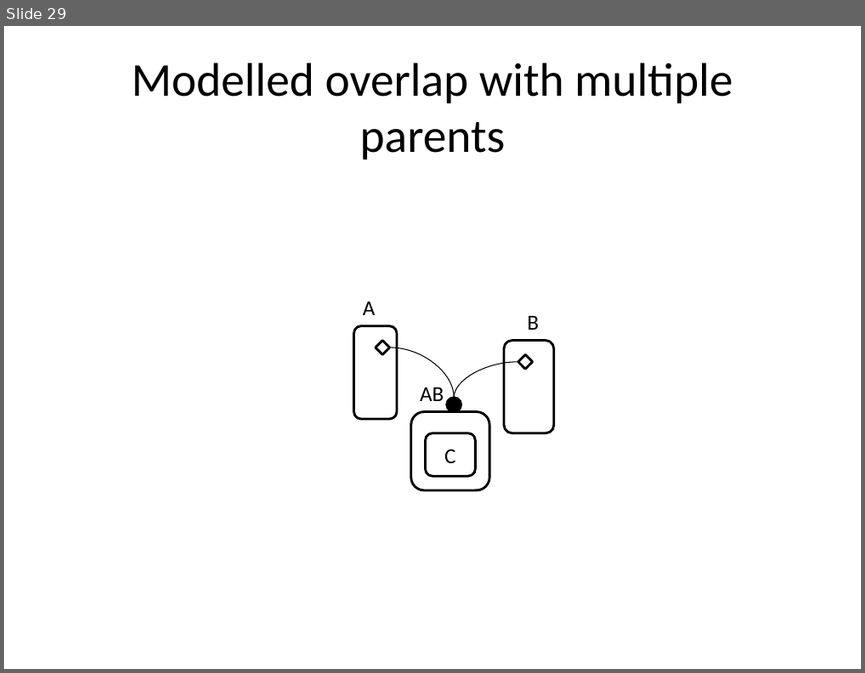
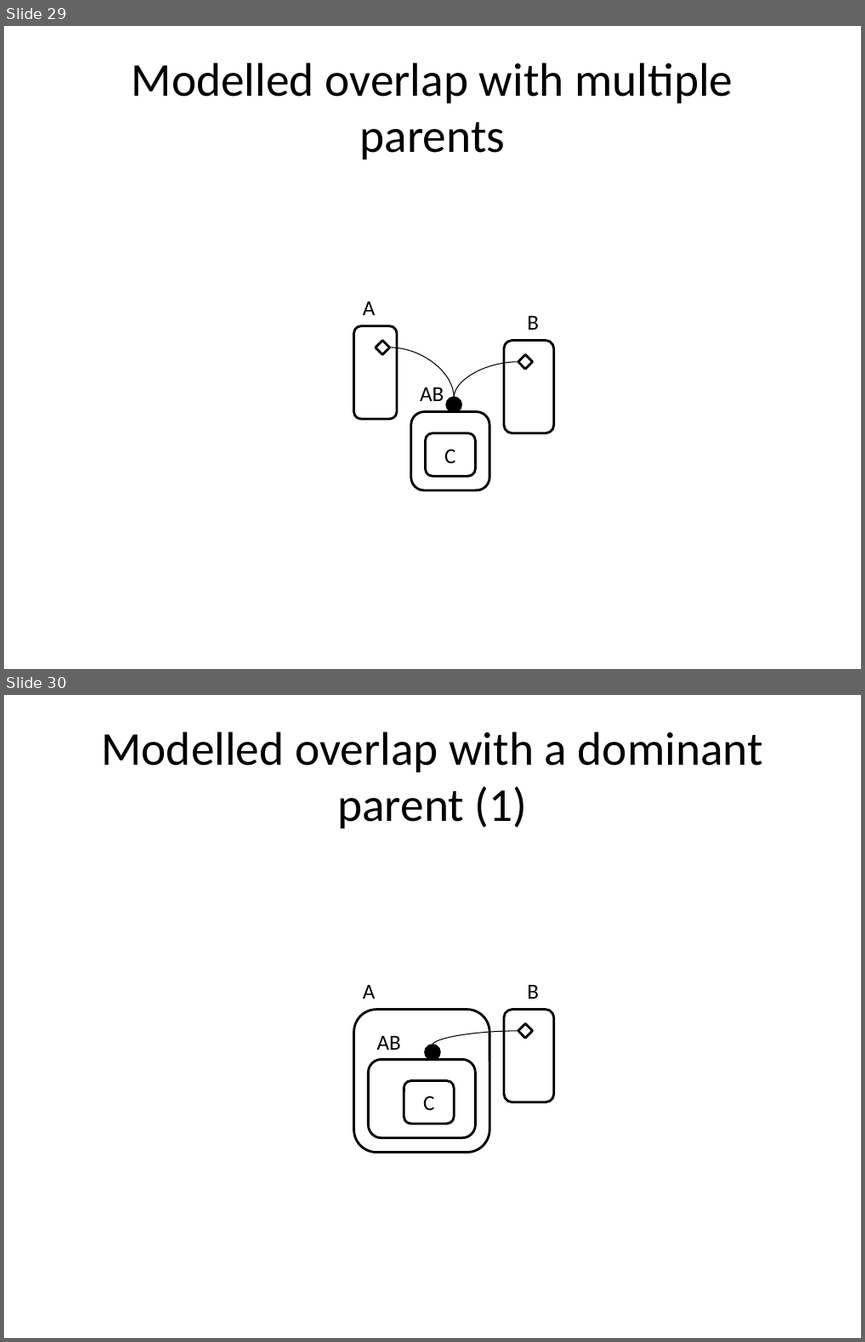
Before and after one commit to cgreenhalgh/bigraphspace, a slide deck: bigraphspace/docs/images/Cookbook_diagrams.pptx. Shown one above the other, each under a label of ours: slide 29 before the commit, slides 29 and 30 after it. The pictures are 865x673 and 865x1342 pixels, drawn with LibreOffice and Linux fonts; fonts in the diff are those of the drawing. Boxes give left, top, right and bottom in pixels: in the first picture for what was removed or moved away, otherwise in the second. Text is boxed around its words. In the diff, an @@ line names an element or a change of style, - is before the commit and + after.

```diff
--- a/bigraphspace/docs/images/Cookbook_diagrams.pptx
+++ b/bigraphspace/docs/images/Cookbook_diagrams.pptx
@@ slide 30 added at [4, 695, 861, 1338], background #FFFFFF @@
@@ title added at [101, 732, 763, 828], 39.6 pt, text #000000 @@
+Modelled overlap with a dominant parent (1)
@@ text added at [363, 984, 375, 998], 18 pt, text #000000 @@
+A
@@ text added at [527, 984, 539, 998], 18 pt, text #000000 @@
+B
@@ rounded rectangle added at [353, 1009, 489, 1152], fill #FFFFFF, outline #000000 2 pt @@
@@ rounded rectangle added at [504, 1009, 553, 1102], outline #000000 2 pt @@
@@ diamond added at [518, 1023, 533, 1038], outline #000000 2 pt @@
@@ text added at [377, 1035, 401, 1049], 18 pt, text #000000 @@
+AB
@@ ellipse added at [426, 1044, 440, 1059], fill #000000, outline #000000 2 pt @@
@@ curved line added from (518, 1031) to (432, 1044), #000000 0.75 pt @@
@@ rounded rectangle added at [368, 1059, 475, 1138], outline #000000 2 pt @@
@@ rounded rectangle added at [404, 1081, 454, 1123], fill #FFFFFF, outline #000000 2 pt, 18 pt, text #000000 @@
+C
```
Also in this commit, not shown: 1 slide changed, 5 other slides added, 7 other files.
